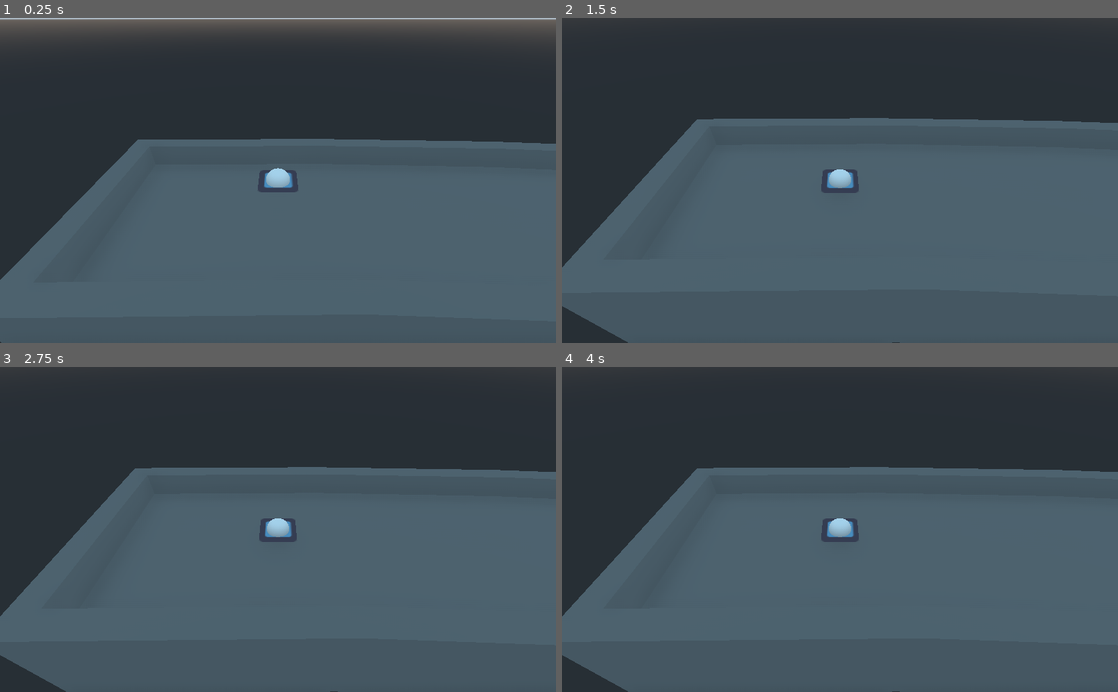
Above: before the commit, frames 1-4 (two rows, left to right).
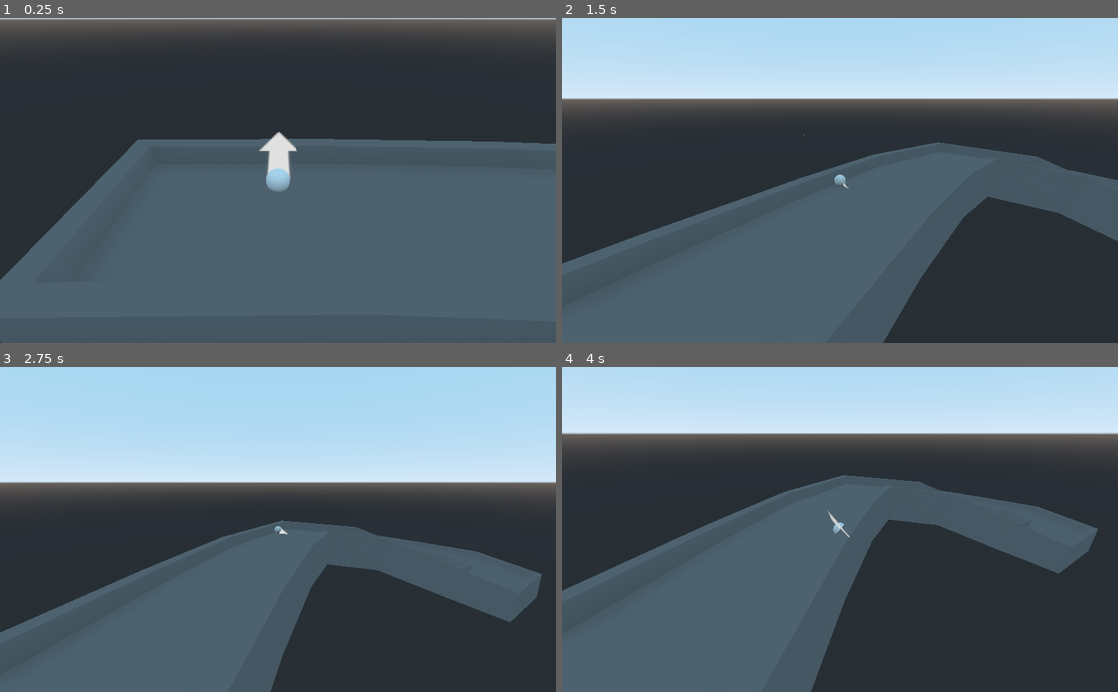
Above: after the commit, the same moments.

Repository: SlashScreen/golf
Game: Godot game, scene res://Spatial.tscn
Same seed, same stepped clock (60 frames per second), same inputs: the game is played once before the commit and once after it. The engine's default icon, where the game draws it, is replaced by a stand-in: a white triangle on a blue panel in a dark square.
Inputs (mouse positions are in pixels of both pictures, inside the frame that each line leads up to):
- Up to frame 1 (0.25 s): no input
- Up to frame 2 (1.5 s): move the mouse to (962, 164) at 0.52 s; click (962, 164) at 0.67 s; move the mouse to (728, 196) at 1.27 s; click (728, 196) at 1.42 s
- Up to frame 3 (2.75 s): move the mouse to (333, 458) at 2.02 s; click (333, 458) at 2.17 s
- Up to frame 4 (4 s): move the mouse to (812, 594) at 2.77 s; click (812, 594) at 2.92 s; move the mouse to (1006, 578) at 3.52 s; click (1006, 578) at 3.67 s

The runs differ from the first frame. In frame 1, 0.7% of the frame differs, in the area x 46-54%, y 35-54%; in frame 2, 59%; in frame 3, 70%, in the area x 0-100%, y 0-100%; in frame 4, 58%.
Error before the commit: Attempt to call function 'get_node' in base 'null instance' on a null instance. (res://Arrowsprite.gd:4)

Commit message:
Added functioning arrow and power meter. Next, do shading and adjustments, and figure out states and follow camera.

Diff:
--- a/Arrowsprite.gd
+++ b/Arrowsprite.gd
@@ -1,17 +1,19 @@
 #Handles golf ball physics. May beed to move elsewhere, this is wierd
 extends Sprite3D
 #Constants
-var cam = owner.get_node("Camera")
-var space_state = cam.get_world().direct_space_state
+
+
 var ray_length = 1000
-var max_power = 200
-var end_dist = 100
+var max_power = 15
+var end_dist = 7
 # Called when the node enters the scene tree for the first time.
 func _ready():
 	pass # Replace with function body.
 #input
 func _input(event):
 	#raycast
+	var cam = get_parent().get_parent().get_node("Camera")
+	var space_state = cam.get_world().direct_space_state
 	var mouse = event.position #event position
 	var from = cam.project_ray_origin(mouse) #get origin
 	var to = from + cam.project_ray_normal(mouse) * ray_length #get ray end
@@ -20,7 +22,11 @@
 	if result.has('position'):
 		var ball = get_parent() #ball
 		var d = result.position.distance_to(get_translation()) #distance between points
+		d = clamp(d,0,end_dist)
 		#Add impulse
-		look_at(result.position,Vector3(0,1,0)) #"points arrow" TODO: Fix
+		result.position.y += 1
+		var newdir = ball.get_translation().direction_to(result.position)
+		look_at(result.position,Vector3(0,1,0)) #set_rotation(Vector3(0,newdir.y,0))
+		set_scale(Vector3(1,1,d/end_dist))
 		if event is InputEventMouseButton and event.pressed and event.button_index == 1: #if mouse button clicked
-			ball.apply_central_impulse(ball.get_translation().direction_to(result.position)*((d/end_dist)*max_power)) #apply impulse
+			ball.apply_central_impulse(newdir*((d/end_dist)*max_power)) #apply impulse
--- a/ProgressBar.gd
+++ b/ProgressBar.gd
@@ -9,6 +9,7 @@
 	pass # Replace with function body.
 
 func _physics_process(delta):
+	return
 	var ray_length = 1000
 	var max_power = 500
 	var end_dist = 1
--- a/Spatial.tscn
+++ b/Spatial.tscn
@@ -1,15 +1,16 @@
-[gd_scene load_steps=11 format=2]
+[gd_scene load_steps=12 format=2]
 
 [ext_resource path="res://default_env.tres" type="Environment" id=1]
 [ext_resource path="res://Camera.gd" type="Script" id=2]
-[ext_resource path="res://icon.png" type="Texture" id=3]
+[ext_resource path="res://assets/assets/graphics/arrow.png" type="Texture" id=3]
 [ext_resource path="res://Arrowsprite.gd" type="Script" id=4]
-[ext_resource path="res://Sprite3D.gd" type="Script" id=5]
-[ext_resource path="res://ProgressBar.gd" type="Script" id=6]
-[ext_resource path="res://assets/maps/testcourse.obj" type="ArrayMesh" id=7]
-[ext_resource path="res://MeshInstance.gd" type="Script" id=8]
+[ext_resource path="res://icon.png" type="Texture" id=5]
+[ext_resource path="res://Sprite3D.gd" type="Script" id=6]
+[ext_resource path="res://ProgressBar.gd" type="Script" id=7]
+[ext_resource path="res://assets/maps/testcourse.obj" type="ArrayMesh" id=8]
+[ext_resource path="res://MeshInstance.gd" type="Script" id=9]
 
-[sub_resource type="SphereShape" id=3]
+[sub_resource type="SphereShape" id=1]
 radius = 0.2
 
 [sub_resource type="SphereMesh" id=2]
@@ -21,14 +22,15 @@
 environment = ExtResource( 1 )
 
 [node name="Camera" type="Camera" parent="."]
-transform = Transform( 0.999109, 0, 0, 0, 0.999109, 0, 0, 0, 0.999109, 0, 1.95166, 0 )
+transform = Transform( 0.999111, 0, 0, 0, 0.999111, 0, 0, 0, 0.999111, 0, 1.95166, 2.38207e-07 )
+environment = ExtResource( 1 )
 script = ExtResource( 2 )
 
 [node name="Ball" type="RigidBody" parent="."]
 transform = Transform( 1, 0, 0, 0, 1, 0, 0, 0, 1, 0, 0, -3.15376 )
 
 [node name="CollisionShape" type="CollisionShape" parent="Ball"]
-shape = SubResource( 3 )
+shape = SubResource( 1 )
 
 [node name="MeshInstance" type="MeshInstance" parent="Ball"]
 transform = Transform( 0.2, 0, 0, 0, 0.2, 0, 0, 0, 0.2, 0, 0, 0 )
@@ -36,7 +38,7 @@
 material/0 = null
 
 [node name="Sprite3D" type="Sprite3D" parent="Ball"]
-transform = Transform( 1, 0, 0, 0, -4.37114e-08, -1, 0, 1, -4.37114e-08, 0, 0, 0 )
+axis = 1
 texture = ExtResource( 3 )
 script = ExtResource( 4 )
 
Not shown: 3 places in Spatial.tscn that only renumber resources
Binary file added: assets/assets/graphics/arrow.png
Not shown, added: assets/assets/graphics/arrow.png.import
